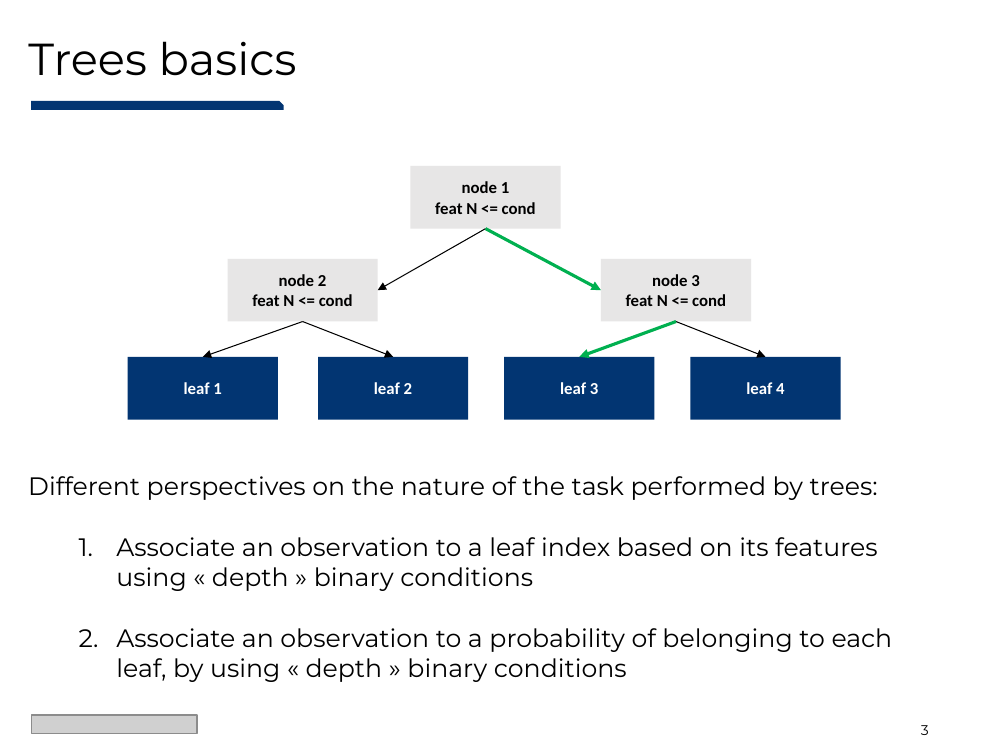
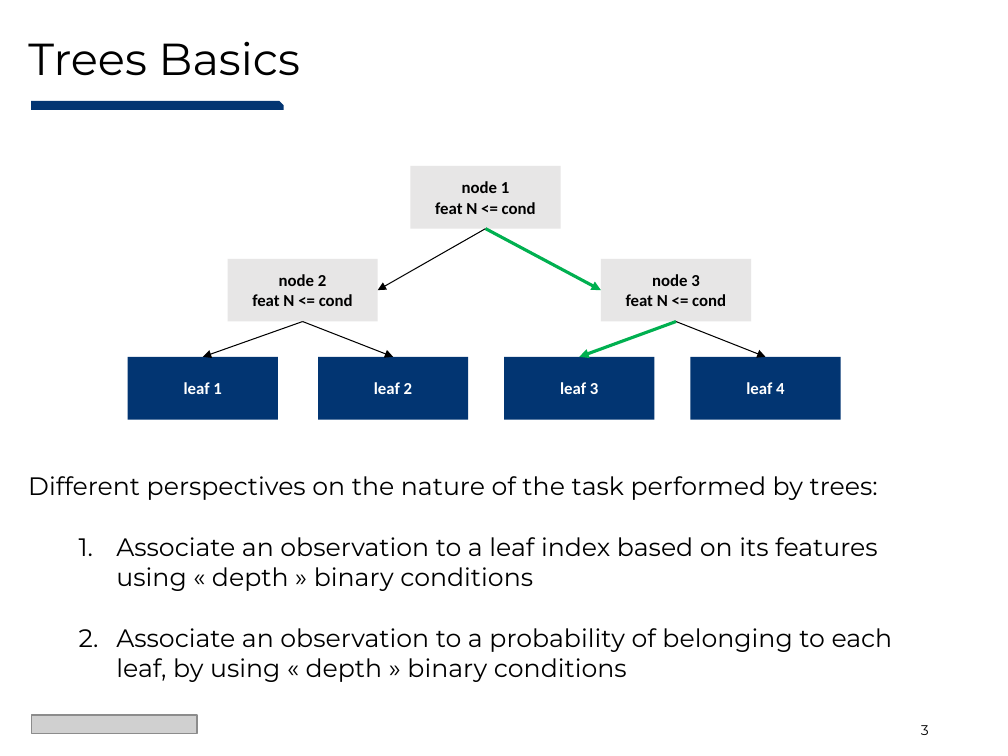
Before and after one commit to Evovest/NeuroTreeModels.jl, a slide deck: slide 3 of docs/juliacon/NeuroTrees-JuliaCon2024.pptx. Drawn at 1008x756 pixels with LibreOffice and Linux fonts; fonts in the diff are those of the drawing; grey boxes stand for pictures. Boxes give left, top, right and bottom in pixels: in the first picture for what was removed or moved away, otherwise in the second. Text is boxed around its words. In the diff, an @@ line names an element or a change of style, - is before the commit and + after.

```diff
--- a/docs/juliacon/NeuroTrees-JuliaCon2024.pptx
+++ b/docs/juliacon/NeuroTrees-JuliaCon2024.pptx
@@ title at bbox=[28, 41, 300, 76]: text changed @@
-Trees basics
+Trees Basics
```
Also in this commit, not shown: 1 other slide changed, 1 other file.
